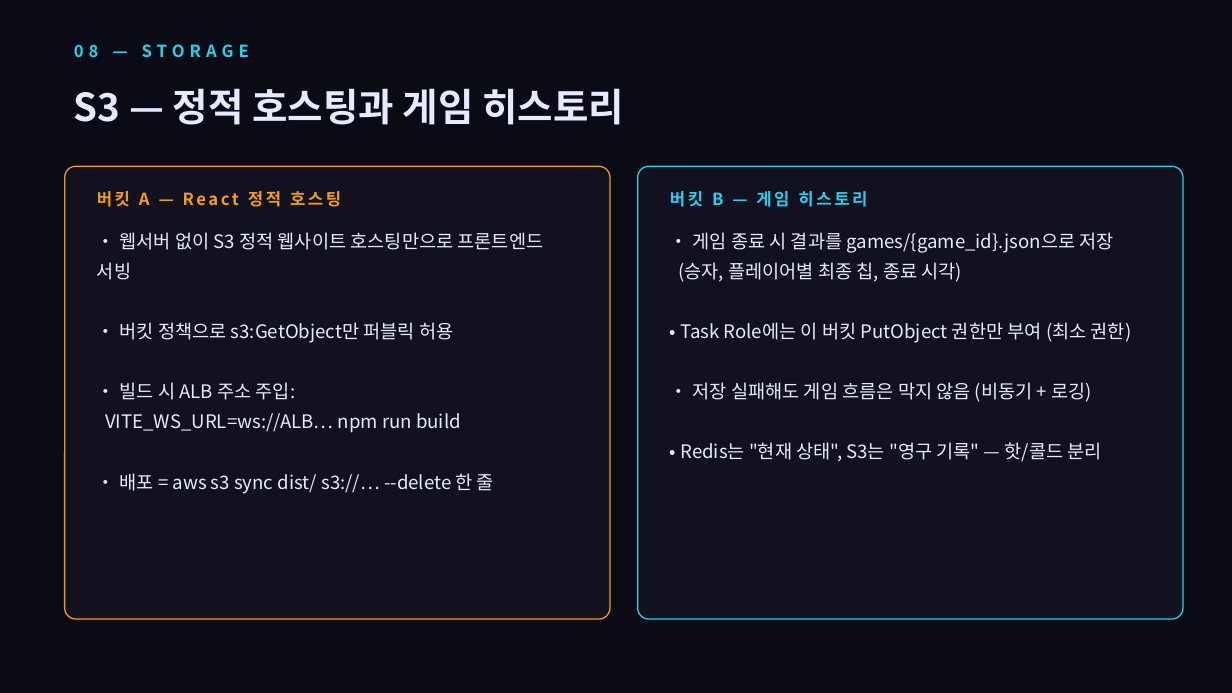
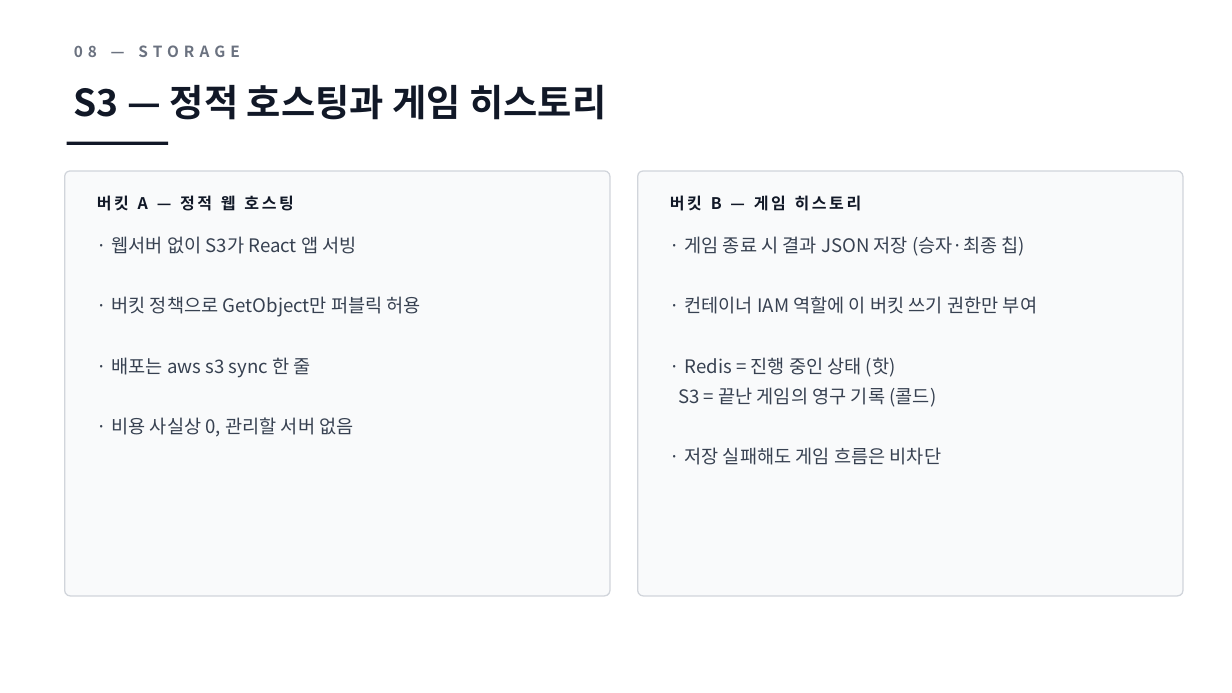
Before and after one commit to dak-ori/cloud_holdem, a slide deck: slide 11 of docs/presentation/cloud-holdem-발표.pptx (slide 9 before the commit). Drawn at 1232x693 pixels with LibreOffice and Linux fonts; fonts in the diff are those of the drawing. Boxes give left, top, right and bottom in pixels: in the first picture for what was removed or moved away, otherwise in the second. Text is boxed around its words. In the diff, an @@ line names an element or a change of style, - is before the commit and + after.

```diff
--- a/docs/presentation/cloud-holdem-발표.pptx
+++ b/docs/presentation/cloud-holdem-발표.pptx
@@ background #0B0B16 to #FFFFFF @@
@@ text "08 — STORAGE" at box(74, 45, 239, 57): size 13 to 12 pt, text colour #22D3EE to #6B7280 @@
@@ text "S3 — 정적 호스팅과 게임 ..." at box(74, 84, 606, 120): size 30 to 29 pt, text colour #E7E9FF to #111827 @@
@@ line added from (67, 143) to (168, 143), #111827 2.5 pt @@
@@ rounded rectangle: place and size @@
-rounded rectangle at box(65, 166, 610, 619)
+rounded rectangle at box(65, 171, 610, 596)
@@ rounded rectangle at box(65, 171, 610, 596): fill #111120 to #F9FAFB; outline #F59E0B 1 pt to #D1D5DB 1 pt; proportions changed @@
@@ rounded rectangle: place and size @@
-rounded rectangle at box(638, 166, 1183, 619)
+rounded rectangle at box(638, 171, 1183, 596)
@@ rounded rectangle at box(638, 171, 1183, 596): fill #111120 to #F9FAFB; outline #22D3EE 1 pt to #D1D5DB 1 pt; proportions changed @@
@@ text at box(97, 193, 293, 214): text changed; size 13 to 12.5 pt; text colour #F59E0B to #111827 @@
-버킷 A — React 정적 호스팅
+버킷 A — 정적 웹 호스팅
@@ text "버킷 B — 게임 히스토리" at box(670, 195, 862, 211): size 13 to 12.5 pt, text colour #22D3EE to #111827 @@
@@ text at box(111, 236, 421, 437): text changed; text colour #E7E9FF to #374151 @@
-• 웹서버 없이 S3 정적 웹사이트 호스팅만으로 프론트엔드 서빙
-• 버킷 정책으로 s3:GetObject만 퍼블릭 허용
-• 빌드 시 ALB 주소 주입:
-VITE_WS_URL=ws://ALB… npm run build
-• 배포 = aws s3 sync dist/ s3://… --delete 한 줄
+· 웹서버 없이 S3가 React 앱 서빙
+· 버킷 정책으로 GetObject만 퍼블릭 허용
+· 배포는 aws s3 sync 한 줄
+· 비용 사실상 0, 관리할 서버 없음
@@ text at box(678, 236, 1037, 465): text changed; text colour #E7E9FF to #374151 @@
-• 게임 종료 시 결과를 games/{game_id}.json으로 저장
-(승자, 플레이어별 최종 칩, 종료 시각)
-• Task Role에는 이 버킷 PutObject 권한만 부여 (최소 권한)
-• 저장 실패해도 게임 흐름은 막지 않음 (비동기 + 로깅)
-• Redis는 "현재 상태", S3는 "영구 기록" — 핫/콜드 분리
+· 게임 종료 시 결과 JSON 저장 (승자·최종 칩)
+· 컨테이너 IAM 역할에 이 버킷 쓰기 권한만 부여
+· Redis = 진행 중인 상태 (핫)
+S3 = 끝난 게임의 영구 기록 (콜드)
+· 저장 실패해도 게임 흐름은 비차단
```
Also in this commit, not shown: 5 other slides changed, 11 slides added, 9 slides removed, 6 other files.
